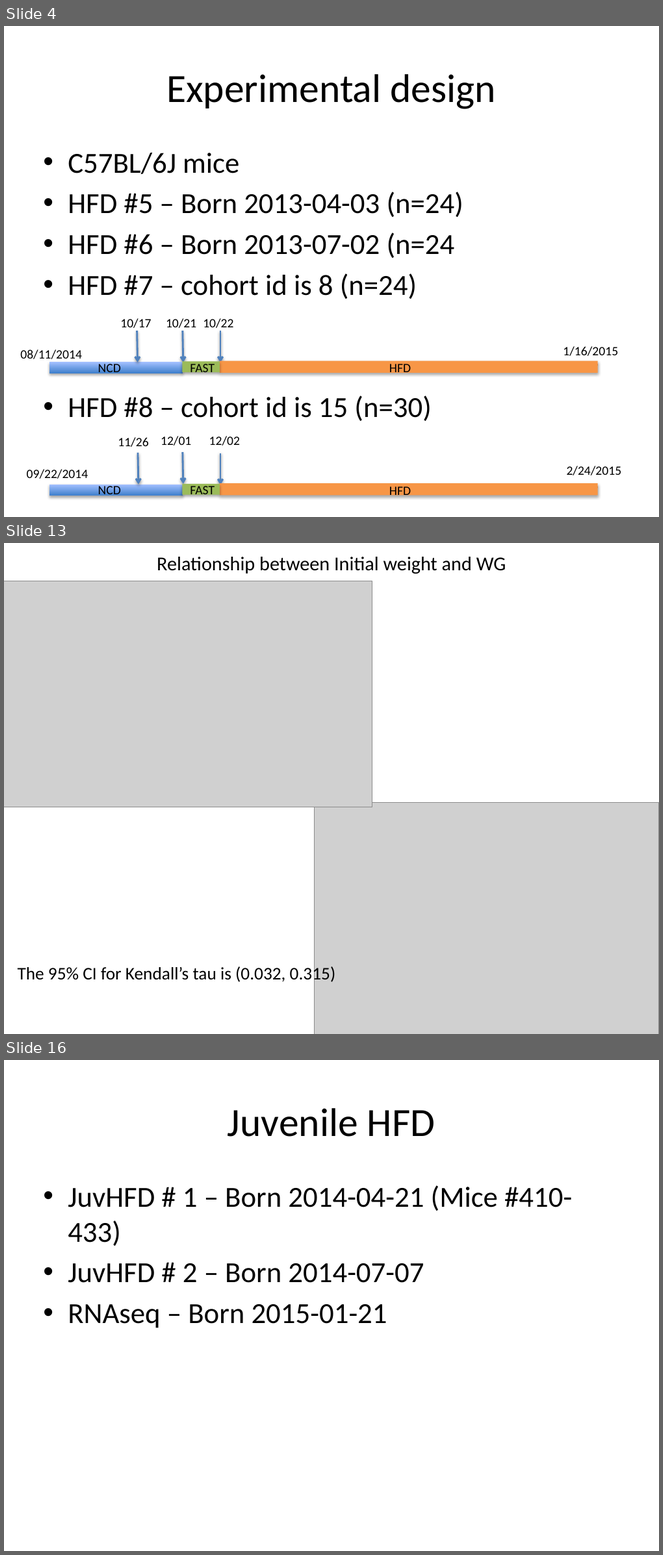
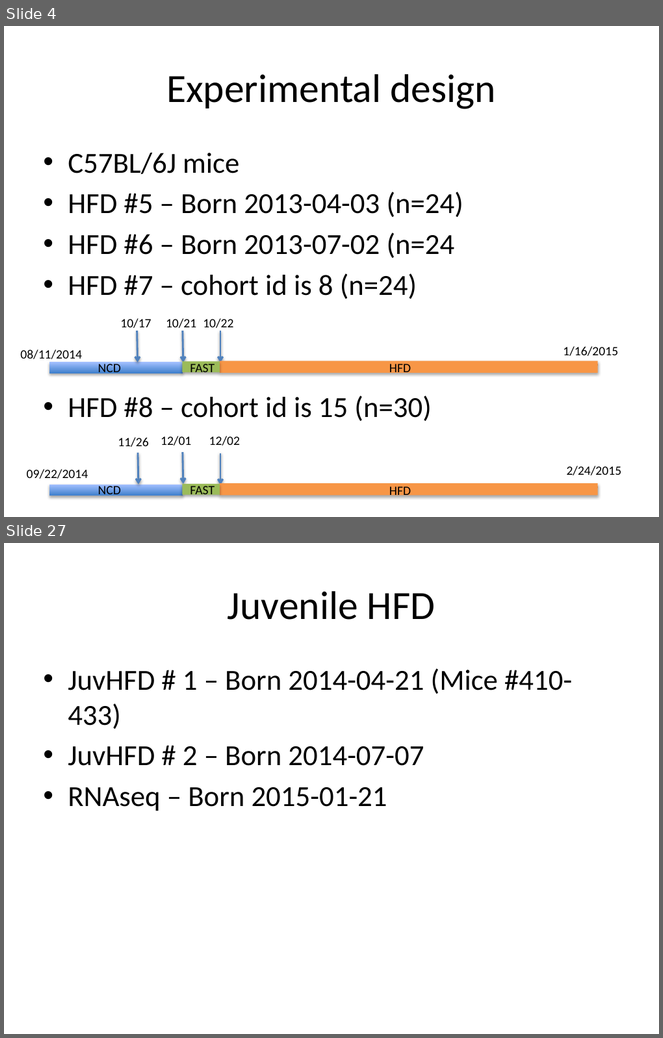
Before and after one commit to BridgesLab/PredictorsDietInducedObesity, a slide deck: ResultsSlides.pptx. Shown one above the other, each under a label of ours: slides 4, 13 and 16 before the commit, slides 4 and 27 after it; the slides between them are not shown. The pictures are 663x1555 and 663x1038 pixels, drawn with LibreOffice and Linux fonts; fonts in the diff are those of the drawing; grey boxes stand for pictures. Boxes give left, top, right and bottom in pixels: in the first picture for what was removed or moved away, otherwise in the second. Text is boxed around its words. In the diff, an @@ line names an element or a change of style, - is before the commit and + after.

Commit message:
Updated with clams analysis and no initial weight analysis

```diff
--- a/ResultsSlides.pptx
+++ b/ResultsSlides.pptx
@@ slide 13 removed at (4, 543, 659, 1034), background #FFFFFF @@
@@ title removed at (157, 557, 506, 574) @@
-Relationship between Initial weight and WG
@@ picture removed at (4, 581, 373, 807) @@
@@ picture removed at (315, 802, 659, 1034) @@
@@ text removed at (18, 965, 336, 984) @@
-The 95% CI for Kendall’s tau is (0.032, 0.315)
@@ what was slide 16 is now slide 27 @@
```
Also in this commit, not shown: 8 slides changed, 13 slides added, 4 other slides removed.
